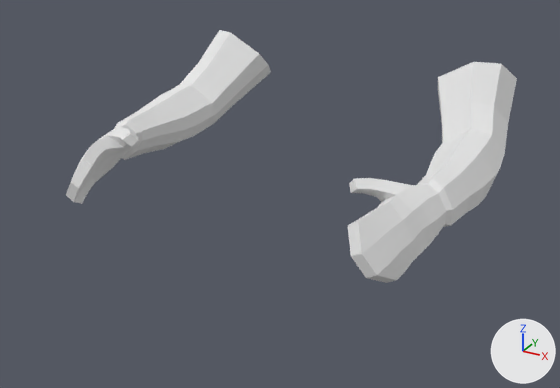
The Blender file Assets/RFTools/Models/Character/Hands.blend: old version first, new version second.
Camera for both pictures: a 50 mm camera at (0.66, -1.509, 0.619) aimed at (-0.072, -0.178, -0.047). Every picture has the same lights, and +X, +Y and +Z are marked at lower right.

The scene before the commit, as lines of its bpy script (objects in view):
```python
me_cube = bpy.data.meshes.new('Cube')
me_cube.from_pydata(...)  # 148 vertices, 144 faces; spans x -0.379..-0.199, y -0.571..0.08, z 0.018..0.251
me_cube.polygons.foreach_set('use_smooth', [True] * 144)
me_cube.materials.append(mat_material)  # white #e7e7e7
ob_hands = bpy.data.objects.new('Hands', me_cube)
ob_hands.location = (0.0, 0.0, 0.0)
_m = ob_hands.modifiers.new('EdgeSplit', 'EDGE_SPLIT')
_m = ob_hands.modifiers.new('Mirror', 'MIRROR')
```
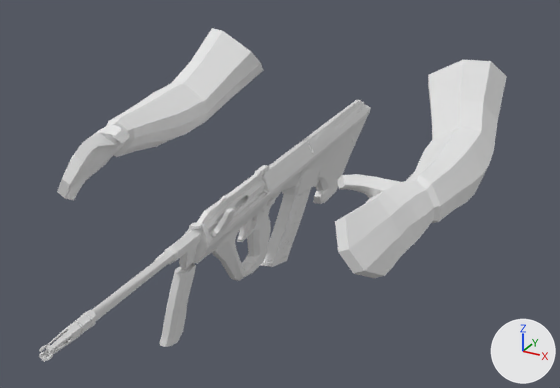
What the commit changed:
Material 'Material.007' (mat_material_007) is new.
Its base color is (0.8, 0.8, 0.8) (white #e7e7e7).
Material 'Material.001' (mat_material_001) is new.
Its base color is (0.8, 0.8, 0.8) (white #e7e7e7).
Material 'Material.010' (mat_material_010) is new.
Its base color is (0.8, 0.8, 0.8) (white #e7e7e7).
Material 'Material.005' (mat_material_005) is new.
Its base color is (0.8, 0.8, 0.8) (white #e7e7e7).
Material 'Material.003' (mat_material_003) is new.
Its base color is (0.8, 0.8, 0.8) (white #e7e7e7).
Material 'Material.008' (mat_material_008) is new.
Its base color is (0.8, 0.8, 0.8) (white #e7e7e7).
Material 'Material.009' (mat_material_009) is new.
Its base color is (0.8, 0.8, 0.8) (white #e7e7e7).
Material 'Material.004' (mat_material_004) is new.
Its base color is (0.8, 0.8, 0.8) (white #e7e7e7).
Material 'Material.011' (mat_material_011) is new.
Its base color is (0.8, 0.8, 0.8) (white #e7e7e7).
Material 'Material.002' (mat_material_002) is new.
Its base color is (0.8, 0.8, 0.8) (white #e7e7e7).
Mesh me_cube_054 is new.
It has 2211 vertices, 4080 faces and spans x -1.19..1.53, y -0.08..0.2, z -0.6..0.26.
It uses material mat_material_001 (white #e7e7e7).
It uses material mat_material_008 (white #e7e7e7).
It uses material mat_material_003 (white #e7e7e7).
It uses material mat_material_011 (white #e7e7e7).
It uses material mat_material_010 (white #e7e7e7).
It uses material mat_material_009 (white #e7e7e7).
It uses material mat_material_002 (white #e7e7e7).
It uses material mat_material_005 (white #e7e7e7).
It uses material mat_material_004 (white #e7e7e7).
It uses material mat_material_007 (white #e7e7e7).
Object 'Hands' (ob_hands) moves from (0.0, 0.0, 0.0) to (-0.02, 0.0, 0.002).
Object 'Cube.022' (ob_cube_022) is new; it shows me_cube_054.
Its location is (-0.159, -0.074, -0.11).
Its rotation in degrees is (-30, 0.3, -87).
Its scale is (0.5, 0.5, 0.5).

Where the change shows, as pixel boxes [x1, y1, x2, y2] in the pictures (560 x 388 px):
'Hands', moved
    before: [66, 30, 517, 283]
    after: [57, 28, 507, 278]
'Cube.022', added
    after: [39, 100, 371, 362]
    faces in mat_material_001 (white #e7e7e7): [159, 100, 368, 347]
    faces in mat_material_005 (white #e7e7e7): [92, 180, 319, 321]
    faces in mat_material_002 (white #e7e7e7): [154, 165, 269, 270]
    faces in mat_material_004 (white #e7e7e7): [265, 188, 311, 261]
    faces in mat_material_003 (white #e7e7e7): [39, 167, 308, 362]
